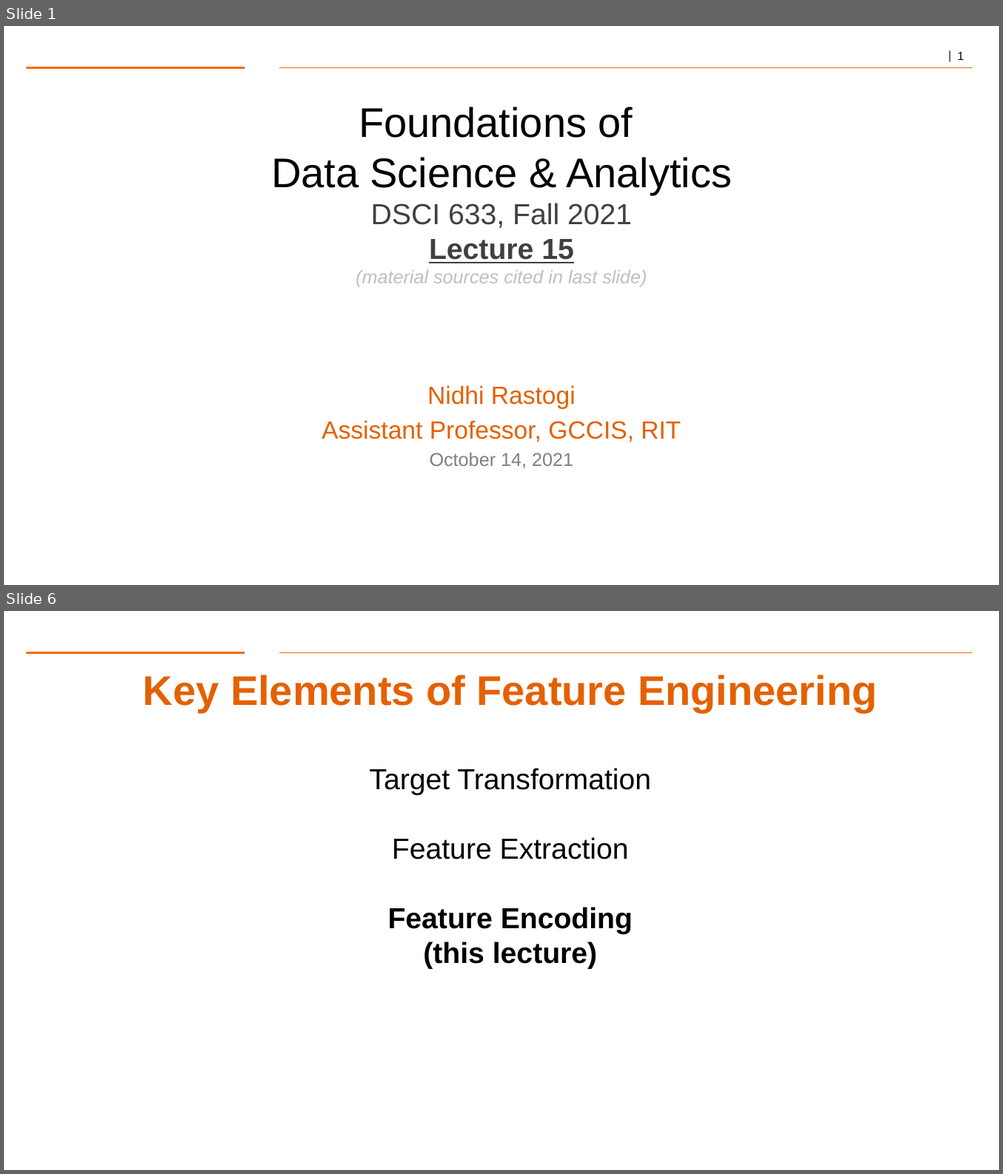
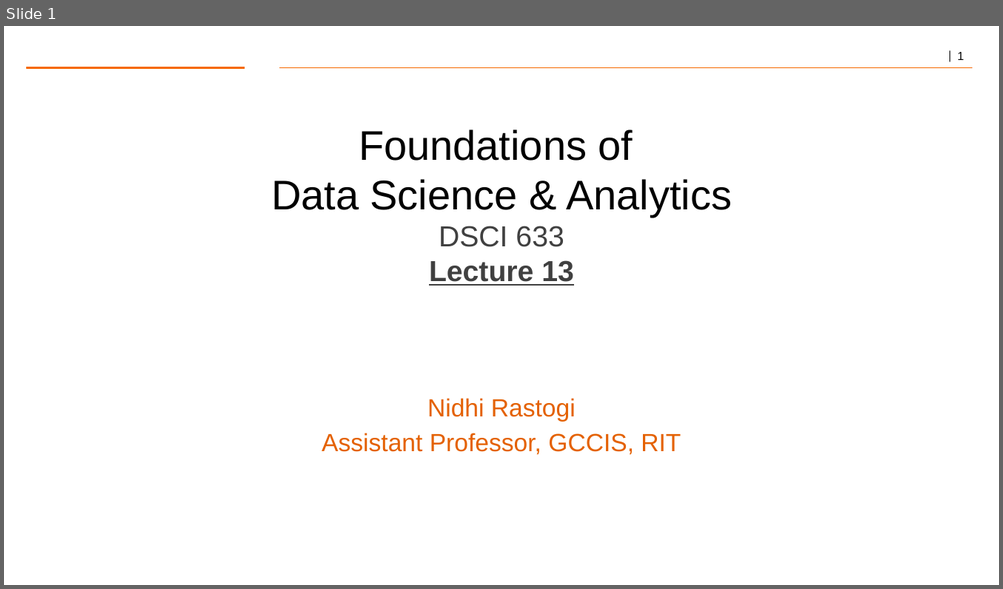
Before and after one commit to gk5951/RIT-DSCI-633-FDS, a slide deck: Syllabus/Lecture13/Lec13.pptx. Shown one above the other, each under a label of ours: slides 1 and 6 before the commit, slide 1 after it; the slides between them are not shown. The pictures are 1003x1174 and 1003x589 pixels, drawn with LibreOffice and Linux fonts; fonts in the diff are those of the drawing; background and template pictures are left out. Boxes give left, top, right and bottom in pixels: in the first picture for what was removed or moved away, otherwise in the second. Text is boxed around its words. In the diff, an @@ line names an element or a change of style, - is before the commit and + after.

```diff
--- a/Syllabus/Lecture13/Lec13.pptx
+++ b/Syllabus/Lecture13/Lec13.pptx
@@ slide 6 removed at (4, 611, 999, 1170), background #FFFFFF; not listed: 2 template elements that a slide beside it also shows @@
@@ title removed at (143, 675, 876, 712) @@
-Key Elements of Feature Engineering
@@ text removed at (369, 768, 651, 969) @@
-Target Transformation
-Feature Extraction
-Feature Encoding
-(this lecture)
@@ slide 1 changed as well @@
@@ text at (271, 130, 731, 286): text changed @@
-Foundations of
-Data Science & Analytics
-DSCI 633, Fall 2021
-Lecture 15
-(material sources cited in last slide)
+Foundations of
+Data Science & Analytics
+DSCI 633
+Lecture 13
@@ text at (430, 453, 573, 469): paragraph removed @@
-October 14, 2021
```
Also in this commit, not shown: 1 other slide changed, 16 slides added, 35 other slides removed, 11 other files.
